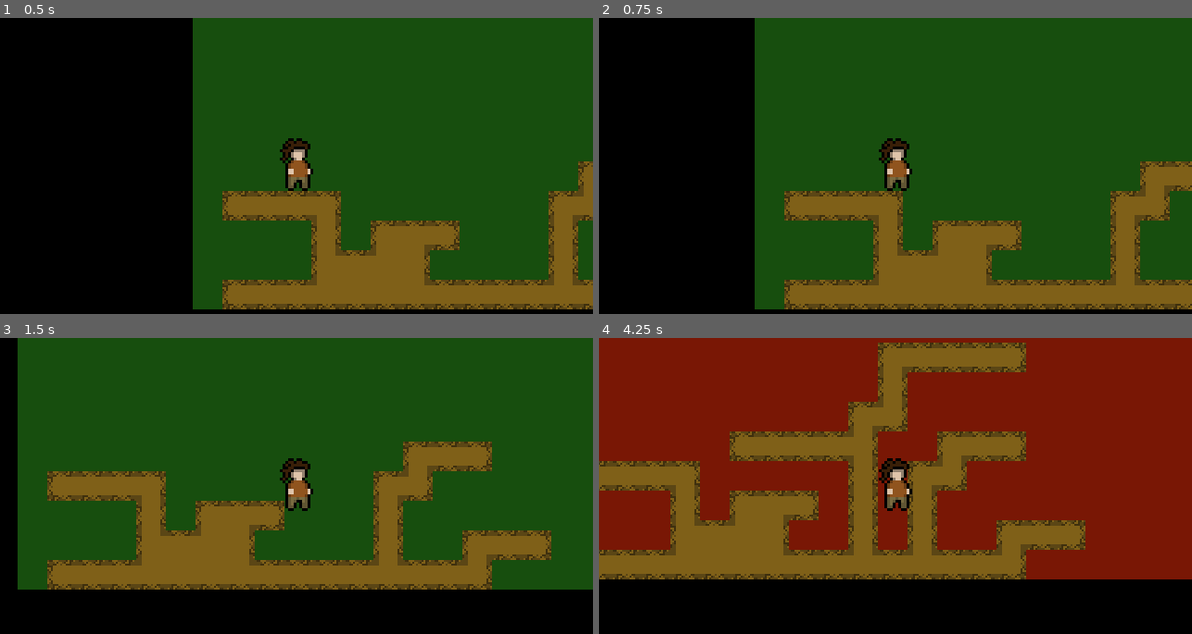
Above: before the commit, frames 1-4 (two rows, left to right).
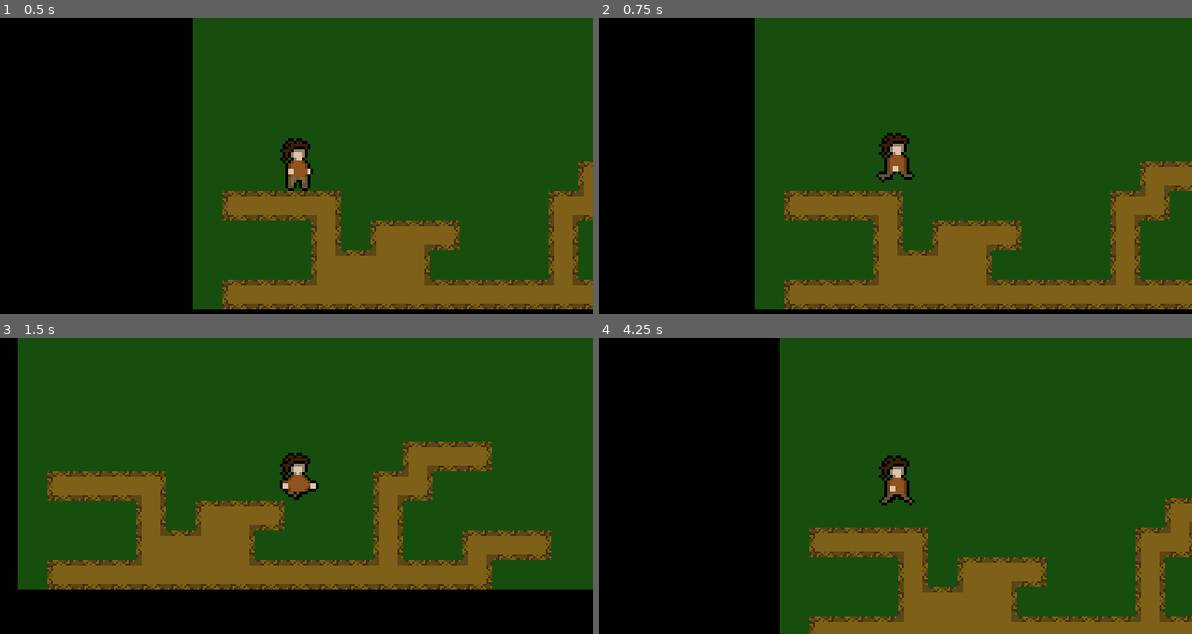
Above: after the commit, the same moments.

Repository: vininew921/game_jams
Game: Godot game, scene res://Scenes/World.tscn
Same seed, same stepped clock (60 frames per second), same inputs: the game is played once before the commit and once after it. The engine's default icon, where the game draws it, is replaced by a stand-in: a white triangle on a blue panel in a dark square.
Inputs:
- Up to frame 1 (0.5 s): no input
- Up to frame 2 (0.75 s): tap Enter at 0.5 s; hold Right (ui_right) from 0.53 s (still down); tap K (switch_worlds) at 0.6 s
- Up to frame 3 (1.5 s): keep holding Right (ui_right); tap J (jump) at 0.77 s; tap K (switch_worlds) at 1.35 s
- Up to frame 4 (4.25 s): tap J (jump) at 1.52, 3.02, 3.77 s; release Right (ui_right) at 2.03 s; hold Left (ui_left) 2.03-2.78 s; tap K (switch_worlds) at 2.1, 2.85, 3.6 s; tap Space at 2.75 s; hold Right (ui_right) from 2.78 s (still down); tap R (reload, bound only after the commit) at 4.15 s

Frame 1 is identical in both runs. In frame 2, 0.7% of the frame differs, in the area x 46-54%, y 38-59%; in frame 3, 0.7%; in frame 4, 93%, in the area x 0-100%, y 0-100%.

Commit message:
added player run animation

Diff:
--- a/Scenes/HeartBeatController.tscn
+++ b/Scenes/HeartBeatController.tscn
@@ -10,4 +10,5 @@
 
 [node name="HeartBeat" type="AudioStreamPlayer" parent="."]
 stream = ExtResource( 2 )
+volume_db = -10.097
 [connection signal="timeout" from="Timer" to="." method="_on_Timer_timeout"]
--- a/Scenes/Player/Player.tscn
+++ b/Scenes/Player/Player.tscn
@@ -7,6 +7,39 @@
 [sub_resource type="CapsuleShape2D" id=1]
 radius = 5.8527
 height = 10.0892
+
+[sub_resource type="Animation" id=3]
+resource_name = "Idle"
+length = 0.1
+tracks/0/type = "value"
+tracks/0/path = NodePath("Sprite:frame")
+tracks/0/interp = 1
+tracks/0/loop_wrap = true
+tracks/0/imported = false
+tracks/0/enabled = true
+tracks/0/keys = {
+"times": PoolRealArray( 0 ),
+"transitions": PoolRealArray( 1 ),
+"update": 1,
+"values": [ 0 ]
+}
+
+[sub_resource type="Animation" id=4]
+resource_name = "Running"
+length = 0.5
+loop = true
+tracks/0/type = "value"
+tracks/0/path = NodePath("Sprite:frame")
+tracks/0/interp = 1
+tracks/0/loop_wrap = true
+tracks/0/imported = false
+tracks/0/enabled = true
+tracks/0/keys = {
+"times": PoolRealArray( 0, 0.1, 0.2, 0.3, 0.4 ),
+"transitions": PoolRealArray( 1, 1, 1, 1, 1 ),
+"update": 1,
+"values": [ 1, 2, 3, 4, 5 ]
+}
 
 [node name="Player" type="KinematicBody2D"]
 script = ExtResource( 2 )
@@ -26,3 +59,7 @@
 
 [node name="Camera2D" type="Camera2D" parent="."]
 current = true
+
+[node name="AnimationPlayer" type="AnimationPlayer" parent="."]
+anims/Idle = SubResource( 3 )
+anims/Running = SubResource( 4 )
--- a/Scripts/HeartBeatController.gd
+++ b/Scripts/HeartBeatController.gd
@@ -11,7 +11,8 @@
 	Normal,
 	Slow
 }
-export var state = RYTHM.Slow setget set_rythm
+
+export var state = RYTHM.Normal setget set_rythm
 
 func _ready():
 	timer.start(state + 1)
--- a/Scripts/Player.gd
+++ b/Scripts/Player.gd
@@ -7,11 +7,27 @@
 var heartBeat
 
 onready var playerFollower = $PlayerFollower
-
+onready var animation = $AnimationPlayer
+onready var sprite = $Sprite
 
 export var MAX_SPEED = 50
 export var GRAVITY = 10
 export var JUMP_HEIGHT = 100
+
+###Enums
+enum STATE{
+	Idle,
+	Run,
+	Jump
+}
+
+enum RYTHM{
+	Fast,
+	Normal,
+	Slow
+}
+
+var state = STATE.Idle
 
 func _ready():
 	heartBeat = _HeartBeatController.instance()
@@ -24,8 +40,18 @@
 
 	velocity = move_and_slide(velocity, Vector2.UP)
 
+
+	if velocity.x != 0:
+		state = STATE.Run
+	else:
+		state = STATE.Idle
+
+	set_animation()
+
 	if Input.is_action_just_pressed("switch_worlds"):
 		heartBeat.state = heartBeat.state - 1
+	if Input.is_action_just_pressed("reload"):
+		reload_game()
 
 func get_direction():
 	var is_jumping = is_on_floor() && Input.is_action_just_pressed("jump")
@@ -40,8 +66,22 @@
 		newVelocity.y = JUMP_HEIGHT * -1
 	return newVelocity
 
+func set_animation():
+	if state == STATE.Run:
+		if direction.x == Vector2.LEFT.x:
+			sprite.flip_h = true
+		else:
+			sprite.flip_h = false
+		animation.play("Running")
+	else:
+		animation.play("Idle")
+	pass
+
 func switch_worlds():
 	var oldPosition = self.position
 	self.position = playerFollower.global_position
 	playerFollower.global_position = oldPosition
 	pass
+
+func reload_game():
+	get_tree().reload_current_scene()
--- a/project.godot
+++ b/project.godot
@@ -96,6 +96,11 @@
 "events": [ Object(InputEventKey,"resource_local_to_scene":false,"resource_name":"","device":0,"alt":false,"shift":false,"control":false,"meta":false,"command":false,"pressed":false,"scancode":74,"unicode":0,"echo":false,"script":null)
  ]
 }
+reload={
+"deadzone": 0.5,
+"events": [ Object(InputEventKey,"resource_local_to_scene":false,"resource_name":"","device":0,"alt":false,"shift":false,"control":false,"meta":false,"command":false,"pressed":false,"scancode":82,"unicode":0,"echo":false,"script":null)
+ ]
+}
 
 [rendering]
 
Not shown: 1 places in Scenes/Player/Player.tscn that only renumber resources
